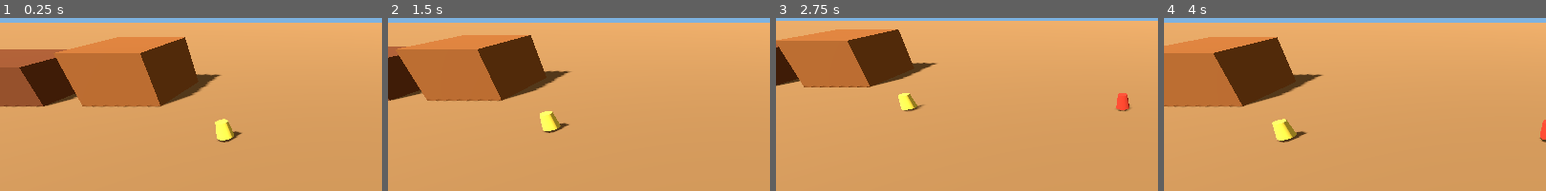
Above: before the commit, frames 1-4 (left to right).
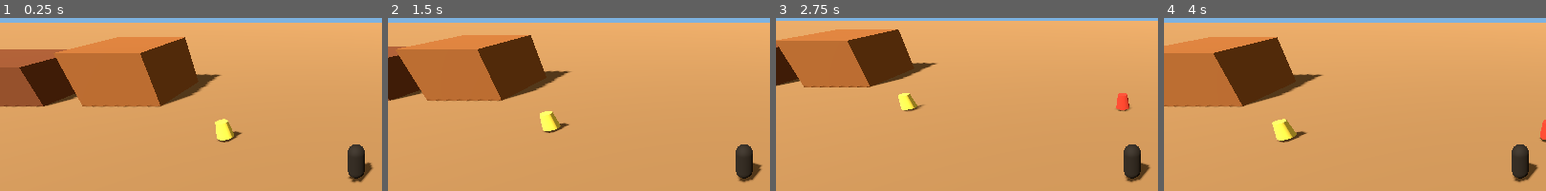
Above: after the commit, the same moments.

Repository: ricksilvahofc-star/henry-ia
Game: Godot game, scene res://scenes/main.tscn
The game is run twice, just before and just after one commit, with the same random seed, the same clock (stepped at 60 frames per second) and the same inputs.
Inputs:
- Up to frame 1 (0.25 s): no input
- Up to frame 2 (1.5 s): tap Enter at 0.5 s; hold D (move_right) 0.53-1.28 s; hold S (move_down) from 1.28 s (still down)
- Up to frame 3 (2.75 s): release S (move_down) at 2.03 s; hold D (move_right) from 2.03 s (still down)
- Up to frame 4 (4 s): release D (move_right) at 2.78 s; hold W (move_up) 2.78-3.53 s; hold A (move_left) from 3.53 s (still down)
The pictures show only the part of the screen within x 3-53%, y 1-51%; the shares and areas given below are measured in that part.

The runs differ from the first frame. In frame 1, 1.0% of the frame differs, in the area x 91-98%, y 73-96%; in frame 2, 1.1%; in frame 3, 1.0%; in frame 4, 1.0%.

Commit message:
Complete 3D player scene foundation

Diff:
--- a/scenes/main.tscn
+++ b/scenes/main.tscn
@@ -17,6 +17,20 @@
 [sub_resource type="StandardMaterial3D" id="Material_ground"]
 albedo_color = Color(0.49, 0.36, 0.22, 1)
 roughness = 1.0
+
+[sub_resource type="CapsuleShape3D" id="Capsule_player"]
+radius = 0.42
+height = 1.8
+
+[sub_resource type="CapsuleMesh" id="Capsule_visual"]
+radius = 0.42
+height = 1.8
+radial_segments = 12
+rings = 6
+
+[sub_resource type="StandardMaterial3D" id="Material_player"]
+albedo_color = Color(0.12, 0.10, 0.08, 1)
+roughness = 0.85
 
 [node name="HenryWestern" type="Node3D"]
 script = ExtResource("1_main")
@@ -42,6 +56,8 @@
 position = Vector3(0, 1, 0)
 
 [node name="CollisionShape3D" type="CollisionShape3D" parent="Player"]
+shape = SubResource("Capsule_player")
 
 [node name="Visual" type="MeshInstance3D" parent="Player"]
-mesh = null
+mesh = SubResource("Capsule_visual")
+material_override = SubResource("Material_player")
Not shown: 1 places in scenes/main.tscn that only renumber resources
